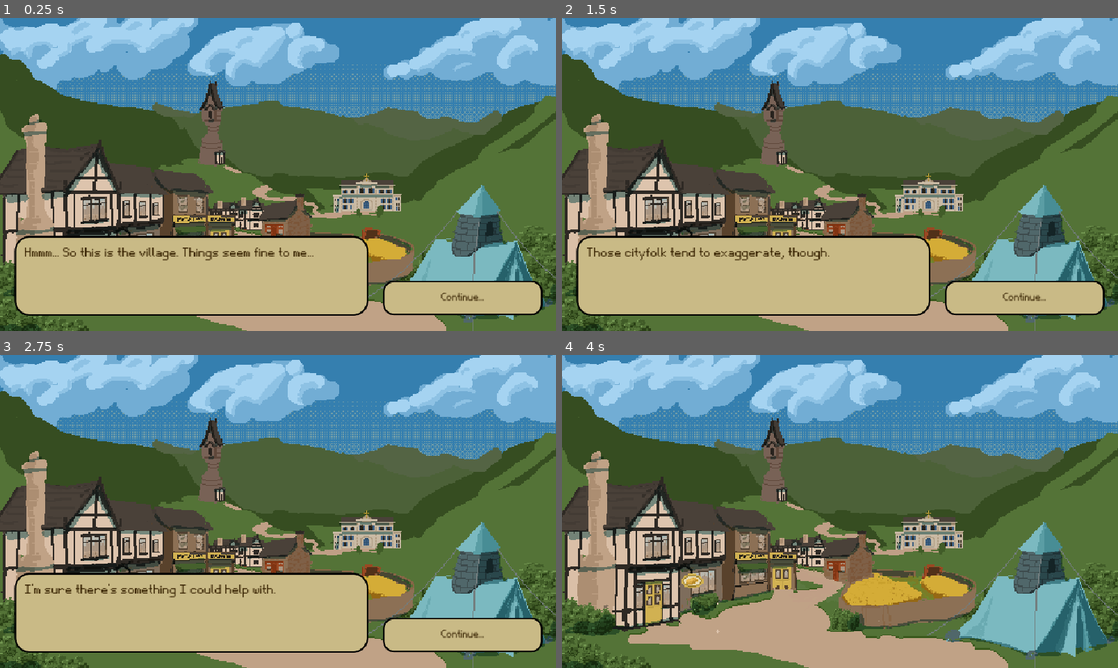
Above: before the commit, frames 1-4 (two rows, left to right).
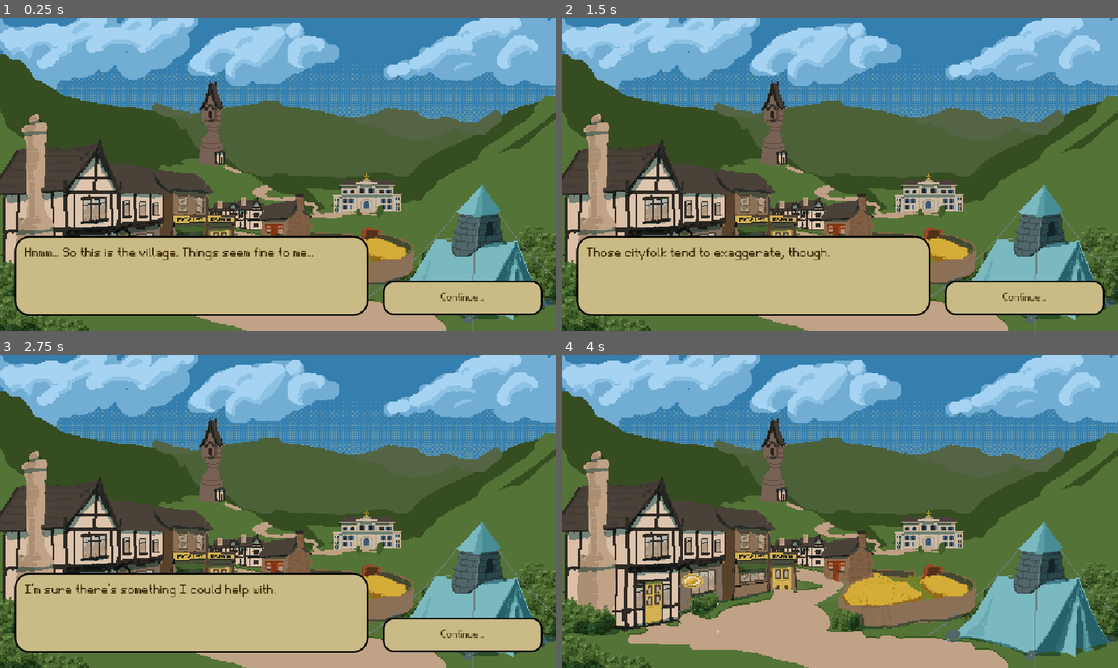
Above: after the commit, the same moments.

Repository: MichaelRRyan/GGJ-2026-Unmasked
Game: Godot game, scene res://Levels/level_overworld.tscn
Same seed, same stepped clock (60 frames per second), same inputs: the game is played once before the commit and once after it. The engine's default icon, where the game draws it, is replaced by a stand-in: a white triangle on a blue panel in a dark square.
Inputs:
- Up to frame 1 (0.25 s): no input
- Up to frame 2 (1.5 s): click "Continue..." at 0.5 s; click "Continue..." at 1.25 s
- Up to frame 3 (2.75 s): click "Continue..." at 2 s
- Up to frame 4 (4 s): click "Continue..." at 2.75 s; click "Continue..." at 3.5 s

The runs differ from the first frame. In frame 1, 0.4% of the frame differs, in the area x 4-87%, y 73-91%; in frame 2, 0.3%; in frame 3, 0.3%; in frame 4, nothing differs.

Commit message:
Fixed audio issues and added web export

Diff:
--- a/Features/EntityStateManager/entity_state_manager.gd
+++ b/Features/EntityStateManager/entity_state_manager.gd
@@ -9,22 +9,26 @@
 
 func _setup_audio() -> void:
 	add_child(bgm_player)
-	print("loaded song")
 	_select_audio()
 
 
 func _select_audio():
 	var current_path = get_tree().current_scene.scene_file_path
 	if current_path == "res://Levels/level_bar.tscn":
-		bgm_player.stream = load("res://Assets/Audio/unmasked_bar_theme.wav")
+		_load_and_play_audio("res://Assets/Audio/unmasked_bar_theme.wav")
 	elif current_path == "res://Levels/level_witch_tower.tscn":
-		bgm_player.stream = load("res://Assets/Audio/unmasked_witch_theme.wav")
+		_load_and_play_audio("res://Assets/Audio/unmasked_witch_theme.wav")
 	elif current_path == "res://Levels/level_bakery.tscn": # Fixed logic here
-		bgm_player.stream = load("res://Assets/Audio/unmasked_end_screen.wav")
+		_load_and_play_audio("res://Assets/Audio/unmasked_end_screen.wav")
 	else:
-		bgm_player.stream = load("res://Assets/Audio/unmasked_theme.mp3")
+		_load_and_play_audio("res://Assets/Audio/unmasked_theme.mp3")
 
-	bgm_player.play(0.0)
+
+func _load_and_play_audio(path : String):
+	var new_song = load(path)
+	if bgm_player.stream != new_song:
+		bgm_player.stream = new_song
+		bgm_player.play(0.0)
 
 
 func _ready() -> void:
--- a/project.godot
+++ b/project.godot
@@ -39,3 +39,7 @@
 "events": [Object(InputEventMouseButton,"resource_local_to_scene":false,"resource_name":"","device":-1,"window_id":0,"a …(253 unchanged characters)…
 ]
 }
+
+[rendering]
+
+textures/canvas_textures/default_texture_filter=0
Not shown, changed: Assets/Audio/unmasked_bar_theme.wav.import
Not shown, changed: Assets/Audio/unmasked_end_screen.wav.import
Not shown, changed: Assets/Audio/unmasked_theme.mp3.import
Not shown, changed: Assets/Audio/unmasked_witch_theme.wav.import
Not shown, changed: export_presets.cfg
